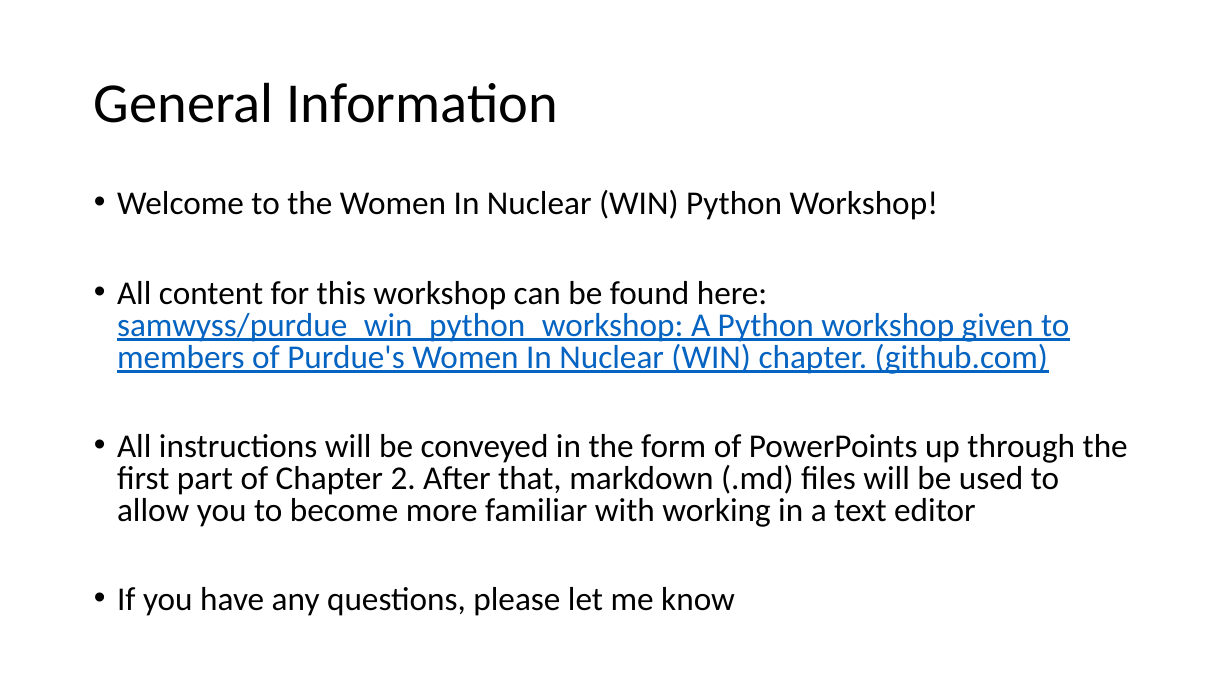
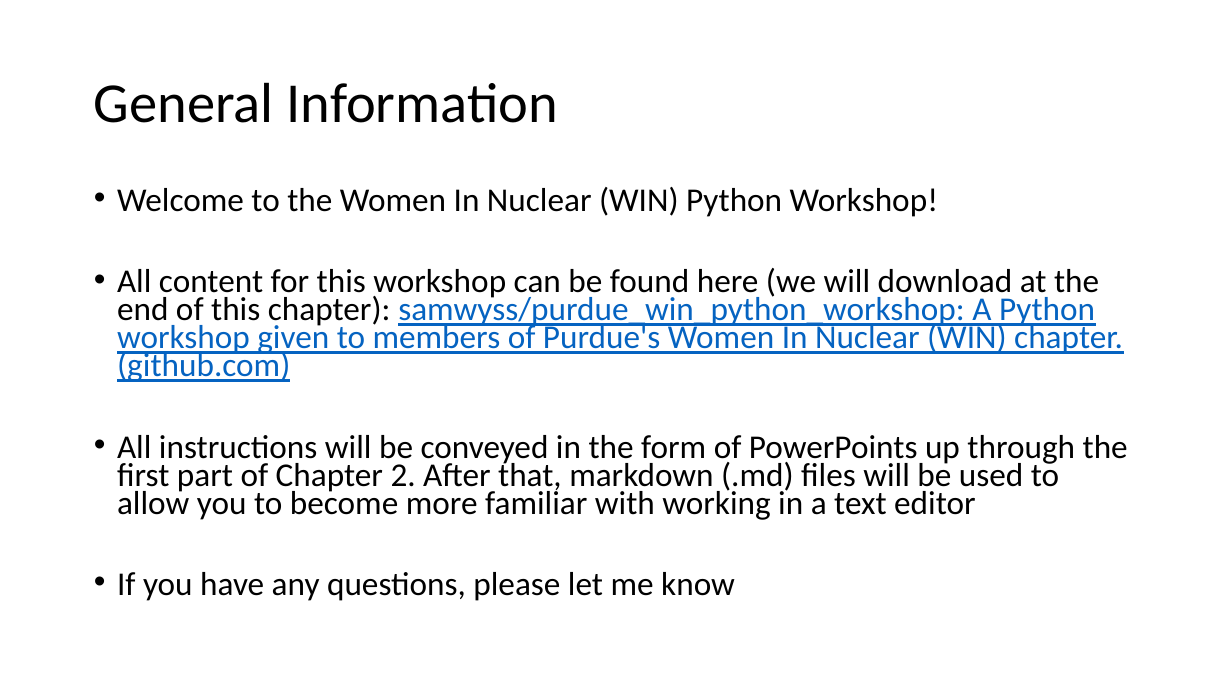
Before and after one commit to samwyss/purdue_win_python_workshop, a slide deck: slide 2 of 1 Getting Started/Chapter 1.pptx. Drawn at 1232x693 pixels with LibreOffice and Linux fonts; fonts in the diff are those of the drawing. Boxes give left, top, right and bottom in pixels: in the first picture for what was removed or moved away, otherwise in the second. Text is boxed around its words. In the diff, an @@ line names an element or a change of style, - is before the commit and + after.

Commit message:
changes to ch1 pptx prior to making git pull slide

```diff
--- a/1 Getting Started/Chapter 1.pptx
+++ b/1 Getting Started/Chapter 1.pptx
@@ text at bbox=[117, 187, 1128, 601]: line spacing 0.8 to 0.7 @@
@@ text at bbox=[117, 268, 1123, 382]: text changed @@
-• All content for this workshop can be found here: samwyss/purdue_win_python_workshop: A Python workshop given to members of Purdue's Women In Nuclear (WIN) chapter. (github.com)
+• All content for this workshop can be found here (we will download at the end of this chapter): samwyss/purdue_win_python_workshop: A Python workshop given to members of Purdue's Women In Nuclear (WIN) chapter. (github.com)
```
